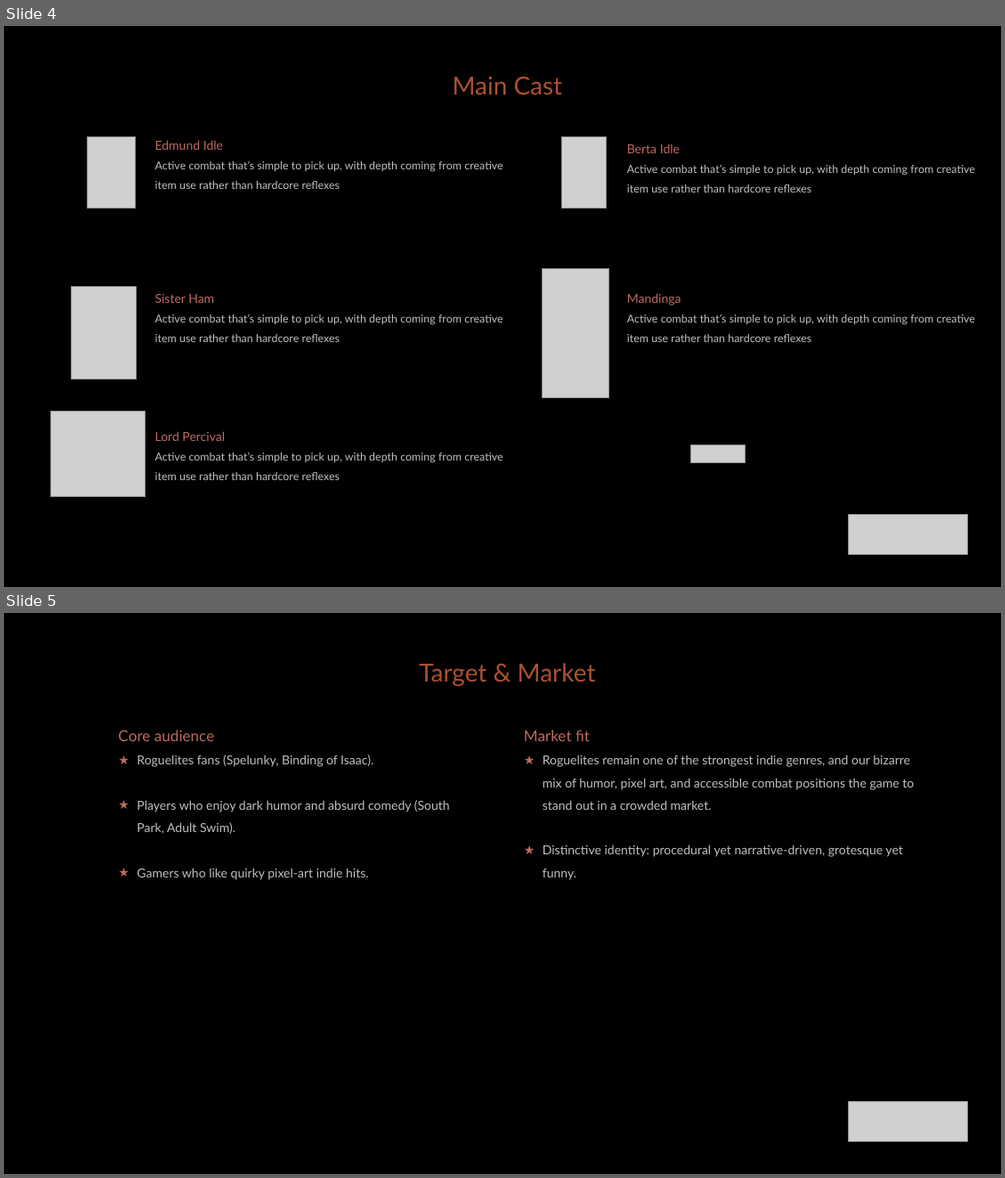
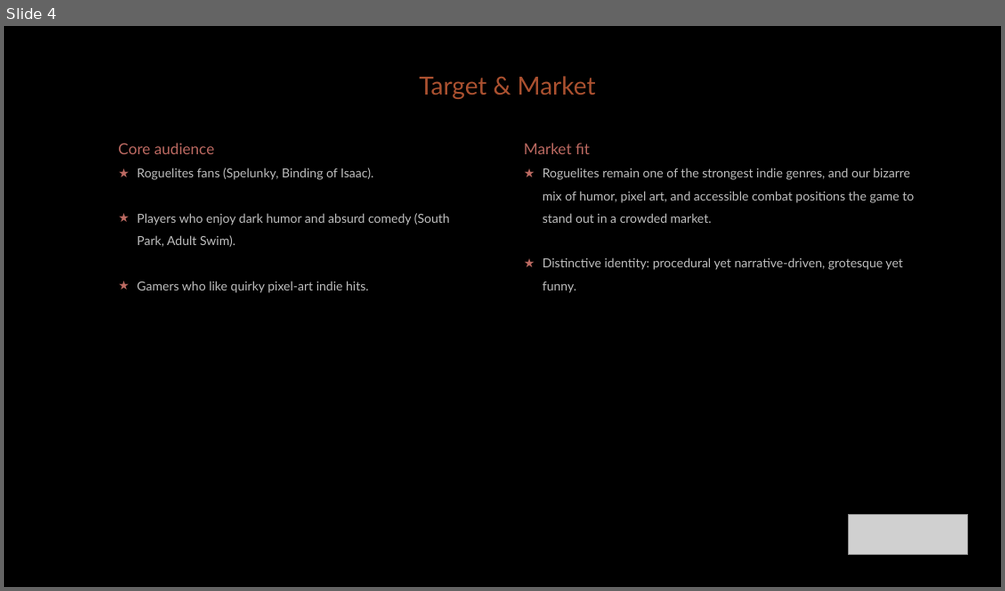
Before and after one commit to diegohcanepa/Remizione, a slide deck: Pitch Deck.pptx. Shown one above the other, each under a label of ours: slides 4 and 5 before the commit, slide 4 after it. The pictures are 1005x1178 and 1005x591 pixels, drawn with LibreOffice and Linux fonts; fonts in the diff are those of the drawing; grey boxes stand for pictures; background and template pictures are left out. Boxes give left, top, right and bottom in pixels: in the first picture for what was removed or moved away, otherwise in the second. Text is boxed around its words. In the diff, an @@ line names an element or a change of style, - is before the commit and + after.

```diff
--- a/Pitch Deck.pptx
+++ b/Pitch Deck.pptx
@@ slide 4 removed at bbox=[4, 26, 1001, 587], background #000000 @@
@@ text removed at bbox=[453, 76, 563, 95] @@
-Main Cast
@@ picture removed at bbox=[88, 136, 136, 208] @@
@@ text removed at bbox=[155, 140, 502, 189] @@
-Edmund Idle
-Active combat that’s simple to pick up, with depth coming from creative item use rather than hardcore reflexes
@@ picture removed at bbox=[561, 136, 606, 208] @@
@@ text removed at bbox=[627, 143, 975, 192] @@
-Berta Idle
-Active combat that’s simple to pick up, with depth coming from creative item use rather than hardcore reflexes
@@ picture removed at bbox=[72, 286, 137, 378] @@
@@ picture removed at bbox=[542, 268, 609, 398] @@
@@ text removed at bbox=[155, 294, 502, 342] @@
-Sister Ham
-Active combat that’s simple to pick up, with depth coming from creative item use rather than hardcore reflexes
@@ text removed at bbox=[627, 293, 975, 342] @@
-Mandinga
-Active combat that’s simple to pick up, with depth coming from creative item use rather than hardcore reflexes
@@ picture removed at bbox=[51, 410, 145, 497] @@
@@ text removed at bbox=[155, 431, 502, 480] @@
-Lord Percival
-Active combat that’s simple to pick up, with depth coming from creative item use rather than hardcore reflexes
@@ picture removed at bbox=[691, 444, 744, 463] @@
@@ picture removed at bbox=[849, 514, 968, 555] @@
@@ what was slide 5 is now slide 4 @@
```
Also in this commit, not shown: 8 slides changed, 2 slides added, 8 other slides removed, 22 other files.
